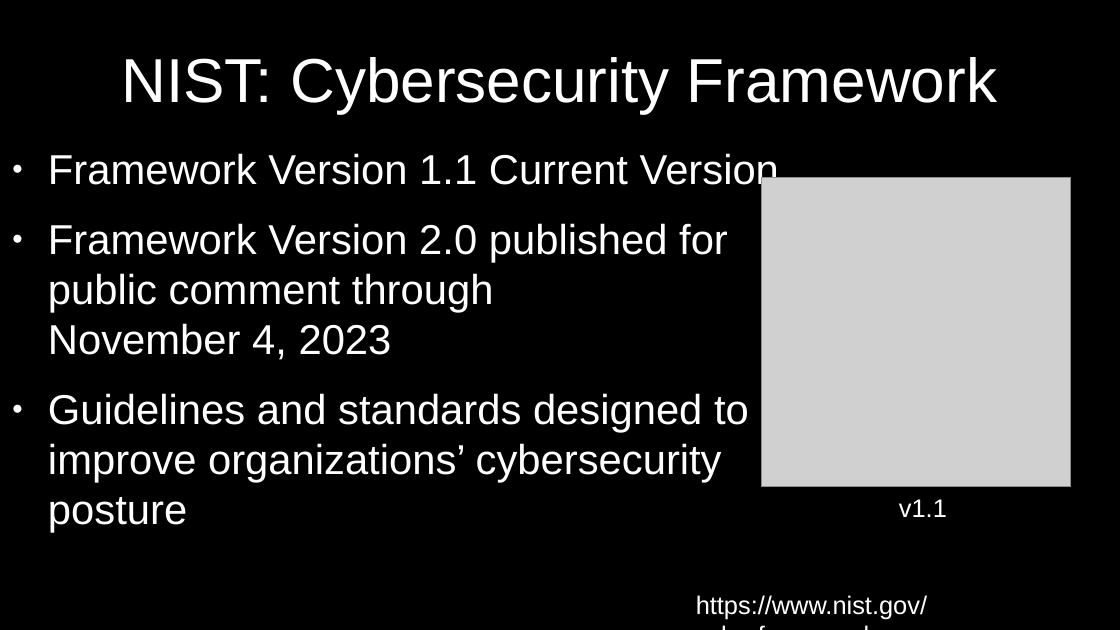
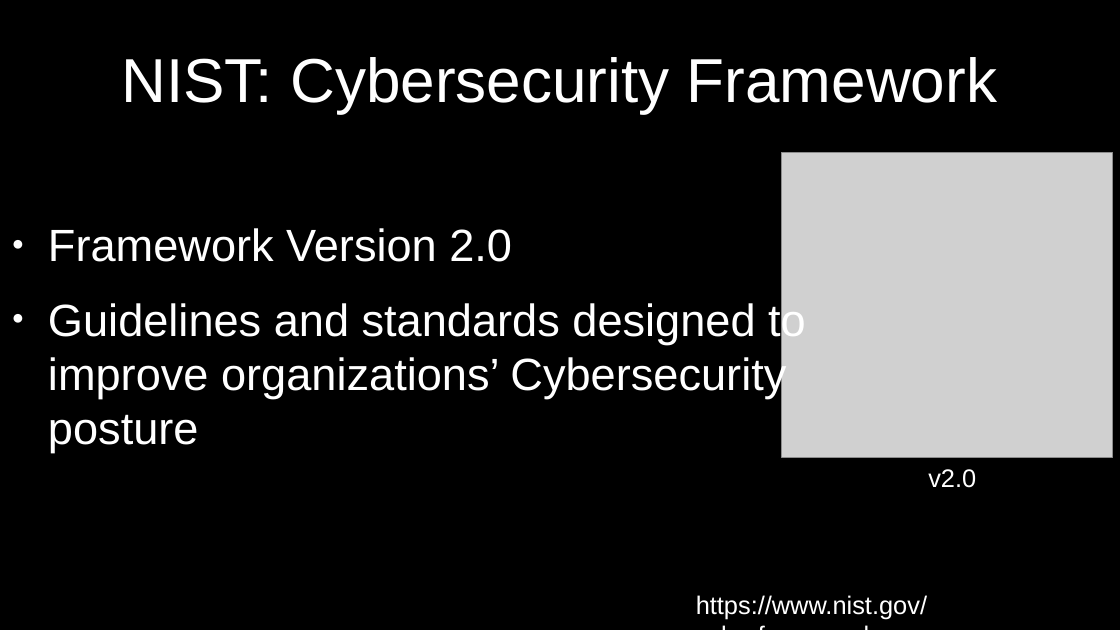
Before and after one commit to RealSeraphina/Super_Cool_Links_By_Sera, a slide deck: slide 4 of Slide-Decks/7_9_7_10_Identify.odp. Drawn at 1120x630 pixels with LibreOffice and Linux fonts; fonts in the diff are those of the drawing; grey boxes stand for pictures. Boxes give left, top, right and bottom in pixels: in the first picture for what was removed or moved away, otherwise in the second. Text is boxed around its words. In the diff, an @@ line names an element or a change of style, - is before the commit and + after.

Commit message:
Add files via upload
Changes made in regards to NIST CSF 2.0 release

```diff
--- a/Slide-Decks/7_9_7_10_Identify.odp
+++ b/Slide-Decks/7_9_7_10_Identify.odp
@@ picture: place and size @@
-picture at <box>762,178,1071,487</box>
+picture at <box>782,152,1113,457</box>
@@ text at <box>48,228,806,453</box>: text changed; size 29.6 to 32 pt @@
-● Framework Version 1.1 Current Version
-● Framework Version 2.0 published for public comment through
-  November 4, 2023
-● Guidelines and standards designed to improve organizations’ cybersecurity posture
+● Framework Version 2.0
+● Guidelines and standards designed to improve organizations’ Cybersecurity posture
@@ text added at <box>928,469,976,488</box>, 18 pt, text #FFFFFF @@
+v2.0
@@ text removed at <box>899,499,947,517</box> @@
-v1.1
```
Also in this commit, not shown: 6 other slides changed, 2 slides added, 4 other files.
